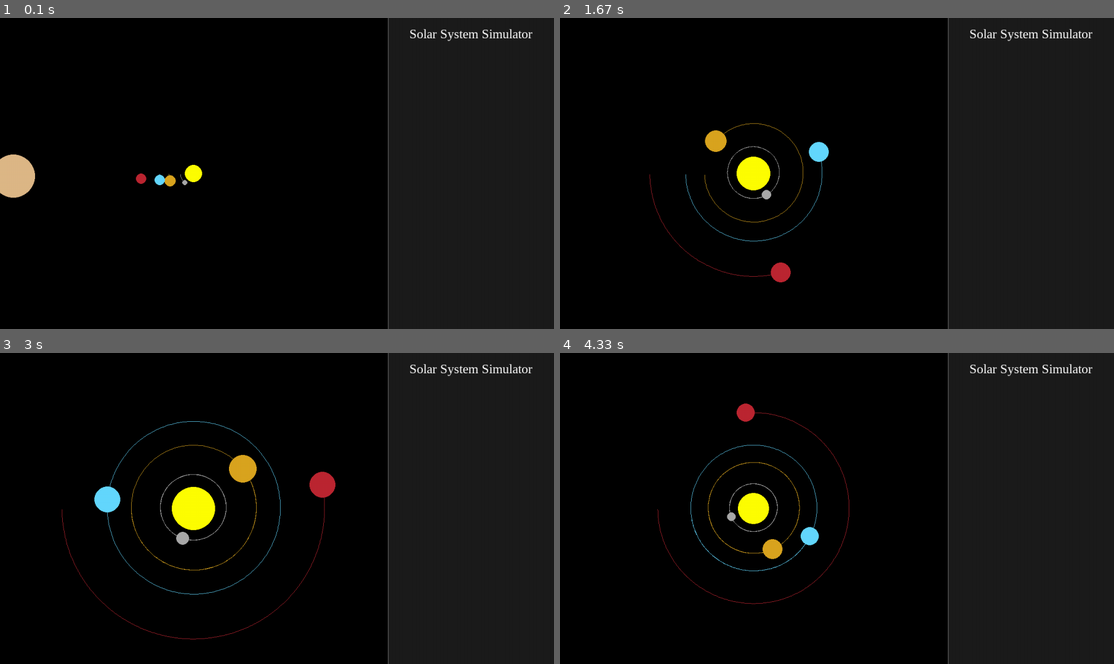
Above: before the commit, frames 1-4 (two rows, left to right).
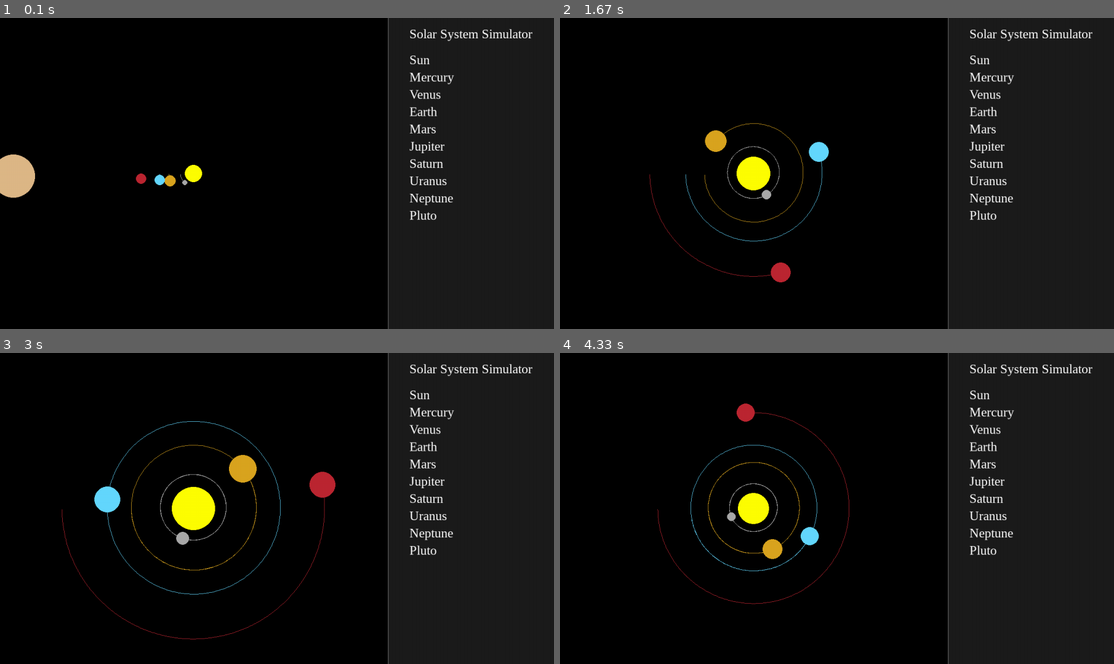
Above: after the commit, the same moments.

Repository: anant2025grad/planet-simulator-with-pygame
Game: pygame game, started from planetSim.py
Same seed, same stepped clock (60 frames per second), same inputs: the game is played once before the commit and once after it.
Inputs:
- Up to frame 1 (0.1 s): no input
- Up to frame 2 (1.67 s): hold Up 0.33-0.8 s; hold Down 0.83-1.13 s; hold Up 1.17-1.53 s; hold Down from 1.57 s (still down)
- Up to frame 3 (3 s): release Down at 1.93 s; hold Up 1.97-2.27 s; hold Down 2.3-2.6 s; hold Up from 2.63 s (still down)
- Up to frame 4 (4.33 s): release Up at 3 s; hold Down 3.03-3.4 s; hold Up 3.43-3.73 s; hold Down 3.77-4.07 s; hold Up from 4.1 s (still down)

The runs differ from the first frame. In frame 1, 0.8% of the frame differs, in the area x 73-82%, y 12-66%; in frame 2, 0.8%; in frame 3, 0.8%; in frame 4, 0.8%.

Commit message:
initial render of planet names in info panel

Diff:
--- a/planetSim.py
+++ b/planetSim.py
@@ -18,7 +18,8 @@
 
     TIMESTEP = 3600 * 24
 
-    def __init__(self, x, y, radius, color, mass):
+    def __init__(self, name, x, y, radius, color, mass):
+        self.name = name
         self.x = x
         self.y = y
         self.base_radius = radius  # store original size
@@ -90,34 +91,34 @@
     offset_y = HEIGHT // 2
 
     # Bodies
-    sun = Body(0, 0, 20, (255, 255, 0), 1.98892 * 10**30)
+    sun = Body("Sun", 0, 0, 20, (255, 255, 0), 1.98892 * 10**30)
     sun.sun = True
 
-    mercury = Body((-0.387 * Body.AU), 0, 6, (169, 169, 169), 3.30 * 10**23)
+    mercury = Body("Mercury", (-0.387 * Body.AU), 0, 6, (169, 169, 169), 3.30 * 10**23)
     mercury.y_vel = 47.4 * 1000
 
-    venus = Body((-0.723 * Body.AU), 0, 13, (218, 165, 32), 4.867 * 10**24)
+    venus = Body("Venus", (-0.723 * Body.AU), 0, 13, (218, 165, 32), 4.867 * 10**24)
     venus.y_vel = 35.02 * 1000
 
-    earth = Body((-1 * Body.AU), 0, 12, (100, 216, 255), 5.9742 * 10**24)
+    earth = Body("Earth", (-1 * Body.AU), 0, 12, (100, 216, 255), 5.9742 * 10**24)
     earth.y_vel = 29.783 * 1000
 
-    mars = Body((-1.524 * Body.AU), 0, 12, (188, 39, 50), 6.39 * 10**23)
+    mars = Body("Mars", (-1.524 * Body.AU), 0, 12, (188, 39, 50), 6.39 * 10**23)
     mars.y_vel = 24.077 * 1000
 
-    jupiter = Body((-5.203 * Body.AU), 0, 50, (222, 184, 135), 1.898 * 10**27)
+    jupiter = Body("Jupiter", (-5.203 * Body.AU), 0, 50, (222, 184, 135), 1.898 * 10**27)
     jupiter.y_vel = 13.07 * 1000
 
-    saturn = Body((-9.537 * Body.AU), 0, 50, (210, 180, 140), 5.683 * 10**26)
+    saturn = Body("Saturn", (-9.537 * Body.AU), 0, 50, (210, 180, 140), 5.683 * 10**26)
     saturn.y_vel = 9.68 * 1000
 
-    uranus = Body((-19.191 * Body.AU), 0, 40, (173, 216, 230), 8.681 * 10**25)
+    uranus = Body("Uranus", (-19.191 * Body.AU), 0, 40, (173, 216, 230), 8.681 * 10**25)
     uranus.y_vel = 6.80 * 1000
 
-    neptune = Body((-30.07 * Body.AU), 0, 40, (72, 61, 139), 1.024 * 10**26)
+    neptune = Body("Neptune", (-30.07 * Body.AU), 0, 40, (72, 61, 139), 1.024 * 10**26)
     neptune.y_vel = 5.43 * 1000
 
-    pluto = Body((-39.48 * Body.AU), 0, 3, (190, 190, 190), 1.309 * 10**22)
+    pluto = Body("Pluto", (-39.48 * Body.AU), 0, 3, (190, 190, 190), 1.309 * 10**22)
     pluto.y_vel = 4.74 * 1000
 
     planets = [sun, mercury, venus, earth, mars, jupiter, saturn, uranus, neptune, pluto]
@@ -173,7 +174,12 @@
         # Draw text
         WIN.blit(text_surface, (text_x, 20))
 
-
+        # List of planet names
+        y = 80
+        for planet in planets:
+            text_surface = font.render(planet.name, True, (255, 255, 255))
+            WIN.blit(text_surface, (text_x, y))
+            y += 40
 
         pygame.display.update()
 
